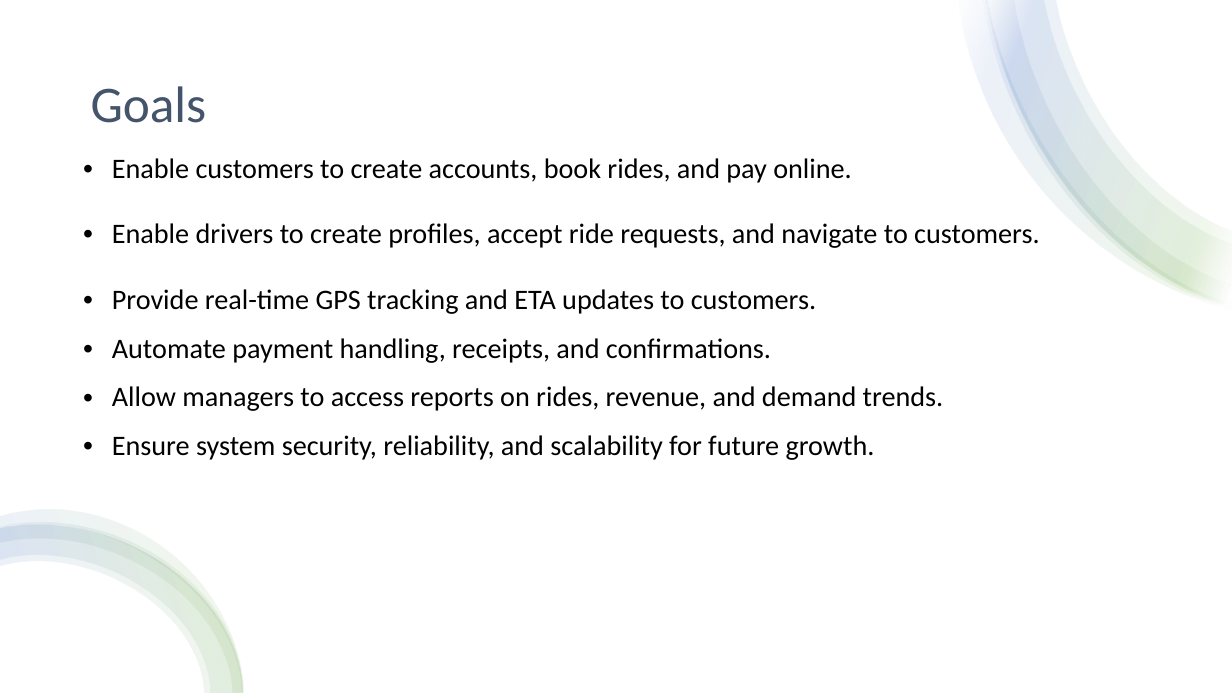
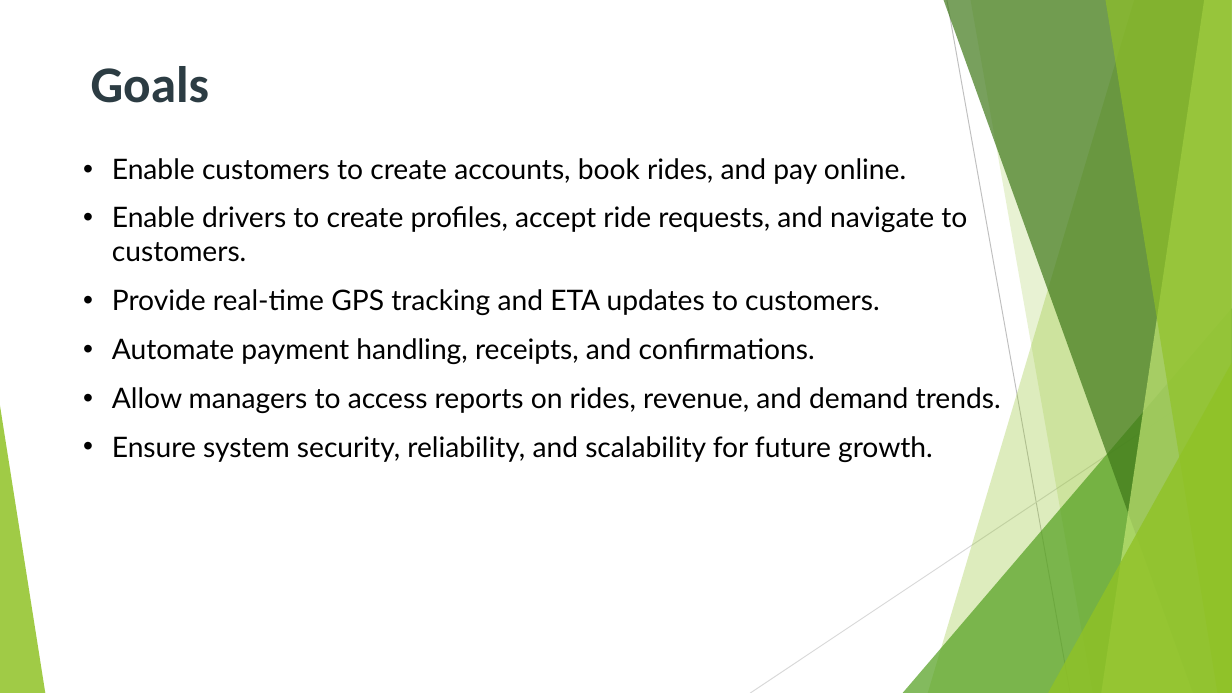
Before and after one commit to CheetoBuri/SE_SmartRide, a slide deck: slide 5 of 523K0010_523K0013.pptx (slide 3 before the commit). Drawn at 1232x693 pixels with LibreOffice and Linux fonts; fonts in the diff are those of the drawing. Boxes give left, top, right and bottom in pixels: in the first picture for what was removed or moved away, otherwise in the second. Text is boxed around its words. In the diff, an @@ line names an element or a change of style, - is before the commit and + after.

```diff
--- a/523K0010_523K0013.pptx
+++ b/523K0010_523K0013.pptx
@@ rectangle removed at (0,0,1232,693) @@
@@ group removed at (958,0,1232,310): 4 freeform shapes @@
@@ title "Goals" at (91,66,210,103): text colour #44546A to #2C3C43, bold on; line spacing 0.9 to 1; vertical alignment middle to top @@
@@ table at (72,144,1095,471) @@
@@ font Calibri to Lato @@
@@ group added at (0,0,1232,693): 5 freeform shapes, 3 triangles, 2 lines @@
@@ group removed at (0,510,244,693): 4 freeform shapes @@
```
Also in this commit, not shown: 17 other slides changed, 31 slides added, 5 slides removed, 29 other files.
